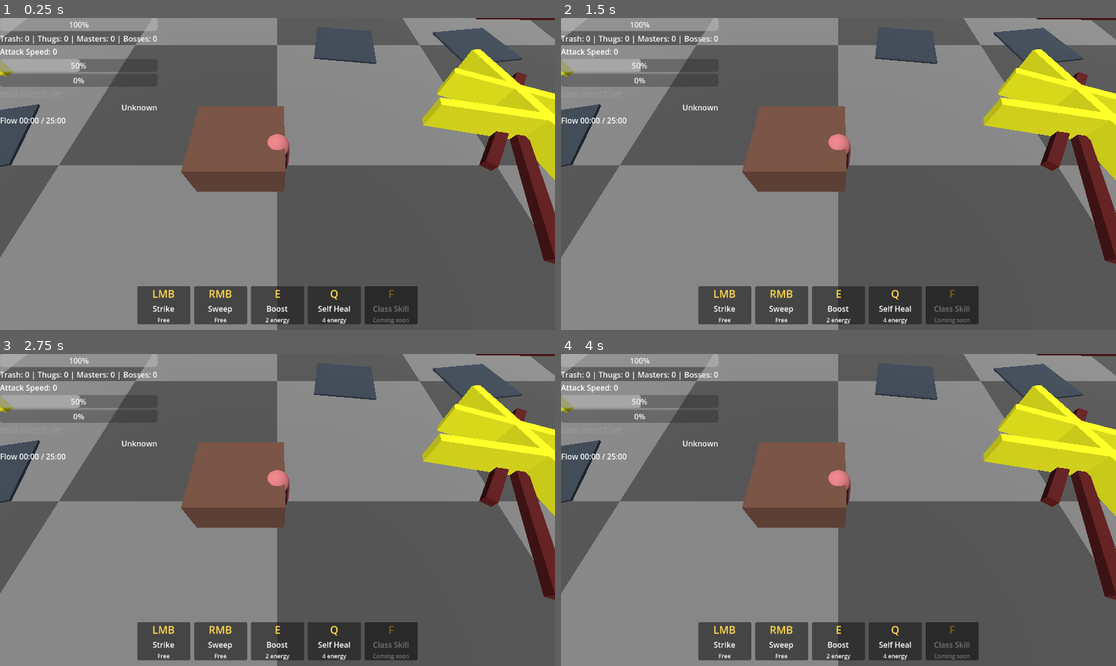
Above: before the commit, frames 1-4 (two rows, left to right).
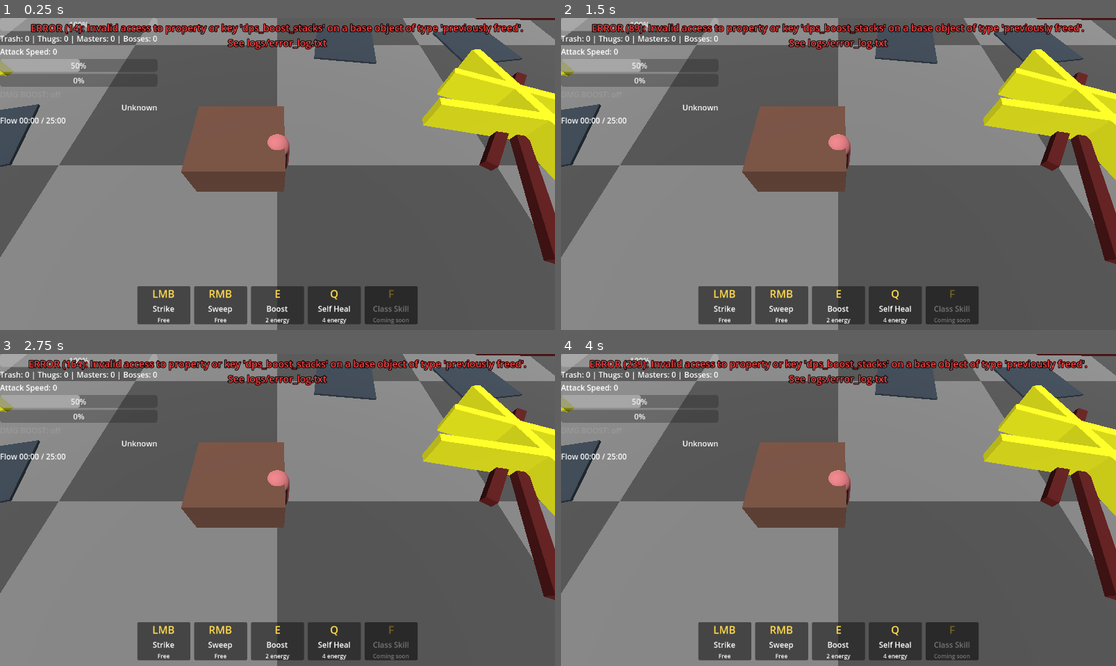
Above: after the commit, the same moments.

Repository: Zietgeist/Exultation
Game: Godot game, scene res://ZoneBase.tscn
Same seed, same stepped clock (60 frames per second), same inputs: the game is played once before the commit and once after it. This scene is started directly instead of the project's main scene.
Inputs (mouse positions are in pixels of both pictures, inside the frame that each line leads up to):
- Up to frame 1 (0.25 s): no input
- Up to frame 2 (1.5 s): tap Enter at 0.5 s; move the mouse to (960, 158) at 0.52 s; hold Right (ui_right) 0.53-1.28 s; tap E at 0.6 s; click (960, 158) at 0.67 s; move the mouse to (727, 189) at 1.27 s; hold Down (ui_down) from 1.28 s (still down); tap Q at 1.35 s
- Up to frame 3 (2.75 s): tap Space at 2 s; move the mouse to (333, 441) at 2.02 s; release Down (ui_down) at 2.03 s; hold Right (ui_right) from 2.03 s (still down); tap F at 2.1 s
- Up to frame 4 (4 s): tap Enter at 2.75 s; move the mouse to (810, 572) at 2.77 s; release Right (ui_right) at 2.78 s; hold Up (ui_up) 2.78-3.53 s; tap E at 2.85 s; click (810, 572) at 2.92 s; tap Space at 3.5 s; move the mouse to (1005, 556) at 3.52 s; hold Left (ui_left) from 3.53 s (still down); tap Q at 3.6 s

The runs differ from the first frame. In frame 1, 2.2% of the frame differs, in the area x 5-95%, y 1-11%; in frame 2, 2.2%; in frame 3, 2.2%; in frame 4, 2.2%.
Error in both runs: Invalid access to property or key 'dps_boost_stacks' on a base object of type 'previously freed'. (res://hud_control.gd:31)

Commit message:
Add ErrorLog: catch all errors, write logs/error_log.txt, show red on-screen banner; make silent fallbacks loud
Co-Authored-By: Claude Opus 5.5 <noreply@anthropic.com>
Claude-Session: https://claude.ai/code/session_013yxoaHLvU2gzuZEUgoi9o3

Diff:
--- /dev/null
+++ b/ErrorLog.gd
@@ -0,0 +1,111 @@
+extends Node
+## Makes failures LOUD and traceable.
+## - Catches every Godot error and warning (script errors, missing files, etc.)
+## - Writes them to an error log file with the time, file, and line
+## - Flashes a red banner on screen so you can't miss it
+##
+## Use it in code when something goes wrong:
+##     ErrorLog.fail("Door leads to a zone that doesn't exist: " + target_scene)
+##     ErrorLog.warn("Skin is missing a color for enemy_boss")
+##
+## Log file:
+##     Playing from the Godot editor -> <project folder>/logs/error_log.txt
+##     Exported game                 -> user://logs/error_log.txt
+
+const BANNER_SECONDS := 8.0
+
+var log_path := ""
+var error_count := 0
+var _file: FileAccess = null
+var _mutex := Mutex.new()
+var _banner: Label = null
+var _banner_timer := 0.0
+var _logger = null
+
+
+func _ready():
+	process_mode = Node.PROCESS_MODE_ALWAYS
+	var folder = "res://logs/" if OS.has_feature("editor") else "user://logs/"
+	DirAccess.make_dir_recursive_absolute(folder)
+	log_path = folder + "error_log.txt"
+	_file = FileAccess.open(log_path, FileAccess.READ_WRITE if FileAccess.file_exists(log_path) else FileAccess.WRITE)
+	if _file:
+		_file.seek_end()
+		_write_line("")
+		_write_line("===== Game started %s =====" % Time.get_datetime_string_from_system(false, true))
+	else:
+		push_error("ErrorLog could not open " + log_path)
+
+	_build_banner()
+
+	# Catch ALL engine errors (Godot 4.5+)
+	if ClassDB.class_exists("Logger"):
+		_logger = load("res://error_catcher.gd").new()
+		_logger.sink = self
+		OS.add_logger(_logger)
+
+
+## Something broke. Shows red in Godot, writes to the log, flashes the banner.
+func fail(message: String):
+	if _logger:
+		push_error(message)	# the catcher records it (with file and line)
+	else:
+		record("ERROR", message, "")
+
+
+## Something looks wrong but the game can keep going.
+func warn(message: String):
+	if _logger:
+		push_warning(message)
+	else:
+		record("WARNING", message, "")
+
+
+## Called by the catcher (may be from another thread).
+func record(kind: String, message: String, where: String):
+	_mutex.lock()
+	var stamp = Time.get_time_string_from_system()
+	var line = "[%s] %s: %s" % [stamp, kind, message]
+	if where != "":
+		line += "   (at %s)" % where
+	_write_line(line)
+	_mutex.unlock()
+	if kind == "ERROR":
+		call_deferred("_show_banner", message)
+
+
+func _write_line(text: String):
+	if _file:
+		_file.store_line(text)
+		_file.flush()
+
+
+func _build_banner():
+	var layer = CanvasLayer.new()
+	layer.layer = 100
+	add_child(layer)
+	_banner = Label.new()
+	_banner.set_anchors_preset(Control.PRESET_TOP_WIDE)
+	_banner.offset_top = 6
+	_banner.horizontal_alignment = HORIZONTAL_ALIGNMENT_CENTER
+	_banner.autowrap_mode = TextServer.AUTOWRAP_WORD_SMART
+	_banner.add_theme_color_override("font_color", Color(1, 0.25, 0.25))
+	_banner.add_theme_color_override("font_outline_color", Color.BLACK)
+	_banner.add_theme_constant_override("outline_size", 6)
+	_banner.add_theme_font_size_override("font_size", 20)
+	_banner.visible = false
+	layer.add_child(_banner)
+
+
+func _show_banner(message: String):
+	error_count += 1
+	_banner.text = "ERROR (%d): %s\nSee logs/error_log.txt" % [error_count, message]
+	_banner.visible = true
+	_banner_timer = BANNER_SECONDS
+
+
+func _process(delta):
+	if _banner_timer > 0.0:
+		_banner_timer -= delta
+		if _banner_timer <= 0.0:
+			_banner.visible = false
--- a/SkinManager.gd
+++ b/SkinManager.gd
@@ -89,4 +89,4 @@
 			if data is Dictionary:
 				skins[file.get_basename()] = data
 			else:
-				print("Skin file has a mistake and was skipped: ", path + file)
+				ErrorLog.fail("Skin file has a mistake and was skipped: " + path + file)
--- a/door.gd
+++ b/door.gd
@@ -8,7 +8,7 @@
 func _on_body_entered(body: Node) -> void:
 	if body.name == "Player":
 		if not ResourceLoader.exists(target_scene):
-			print("Door: zone not built yet: ", target_scene)
+			ErrorLog.fail("Door '%s' leads to a zone that doesn't exist: %s" % [name, target_scene])
 			return
 		for enemy in get_tree().get_nodes_in_group("enemy"):
 			enemy.queue_free()
--- /dev/null
+++ b/error_catcher.gd
@@ -0,0 +1,27 @@
+extends Logger
+## Listens to every error Godot reports and hands it to ErrorLog.
+## (Kept in its own file so older Godot versions without Logger don't break.)
+
+var sink = null
+
+
+func _log_error(function: String, file: String, line: int, code: String, rationale: String, _editor_notify: bool, error_type: int, _script_backtraces: Array) -> void:
+	if sink == null:
+		return
+	var kind = "WARNING" if error_type == ERROR_TYPE_WARNING else "ERROR"
+	var message = rationale if rationale != "" else code
+	var where = "%s:%d in %s()" % [file, line, function]
+	# For errors raised from scripts, point at the script line instead of Godot's C++ code
+	if not file.begins_with("res://"):
+		for bt in _script_backtraces:
+			for i in range(bt.get_frame_count()):
+				var f = bt.get_frame_file(i)
+				if f != "" and not f.ends_with("ErrorLog.gd"):
+					where = "%s:%d in %s()" % [f, bt.get_frame_line(i), bt.get_frame_function(i)]
+					break
+			break
+	sink.record(kind, message, where)
+
+
+func _log_message(_message: String, _error: bool) -> void:
+	pass
--- a/obstacles.gd
+++ b/obstacles.gd
@@ -38,4 +38,5 @@
 	var floor_node = get_tree().get_first_node_in_group("map_floor")
 	if floor_node and floor_node.has_method("get_half_size"):
 		return floor_node.get_half_size() - Vector2(margin, margin)
+	ErrorLog.fail("%s: no map floor found (floor must be in group map_floor). Using a guess of 45." % name)
 	return Vector2(45.0, 45.0)
--- a/project.godot
+++ b/project.godot
@@ -9,6 +9,7 @@
 
 [autoload]
 
+ErrorLog="*res://ErrorLog.gd"
 GameState="*res://GameState.gd"
 SessionManager="*res://SessionManager.gd"
 SkinManager="*res://SkinManager.gd"
--- a/spawner.gd
+++ b/spawner.gd
@@ -217,6 +217,8 @@
 	var floor_node = get_tree().get_first_node_in_group("map_floor")
 	if floor_node and floor_node.has_method("get_half_size"):
 		half = floor_node.get_half_size() - Vector2(3.0, 3.0)  # stay a little inside the walls
+	else:
+		ErrorLog.fail("Spawner: no map floor found (floor must be in group map_floor). Using a guess of 45.")
 	pos.x = clamp(pos.x, -half.x, half.x)
 	pos.z = clamp(pos.z, -half.y, half.y)
 	return pos
--- a/terrain_generator.gd
+++ b/terrain_generator.gd
@@ -51,4 +51,5 @@
 	var floor_node = get_tree().get_first_node_in_group("map_floor")
 	if floor_node and floor_node.has_method("get_half_size"):
 		return floor_node.get_half_size() - Vector2(margin, margin)
+	ErrorLog.fail("%s: no map floor found (floor must be in group map_floor). Using a guess of 45." % name)
 	return Vector2(45.0, 45.0)
Not shown, changed: .gitignore
